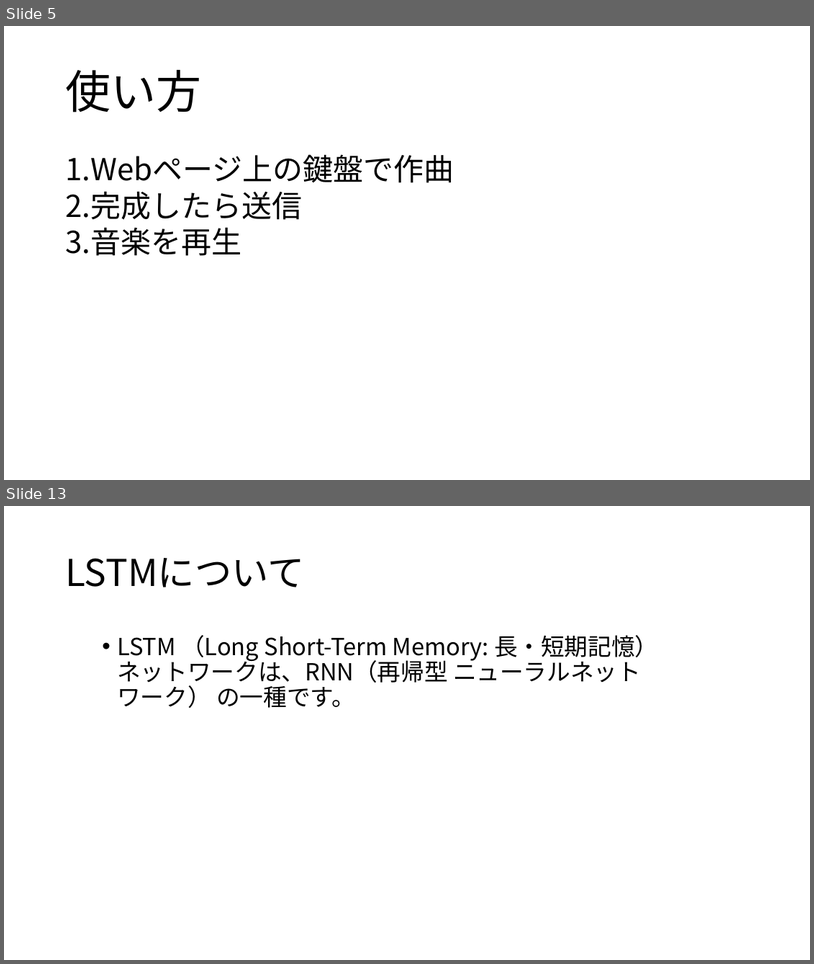
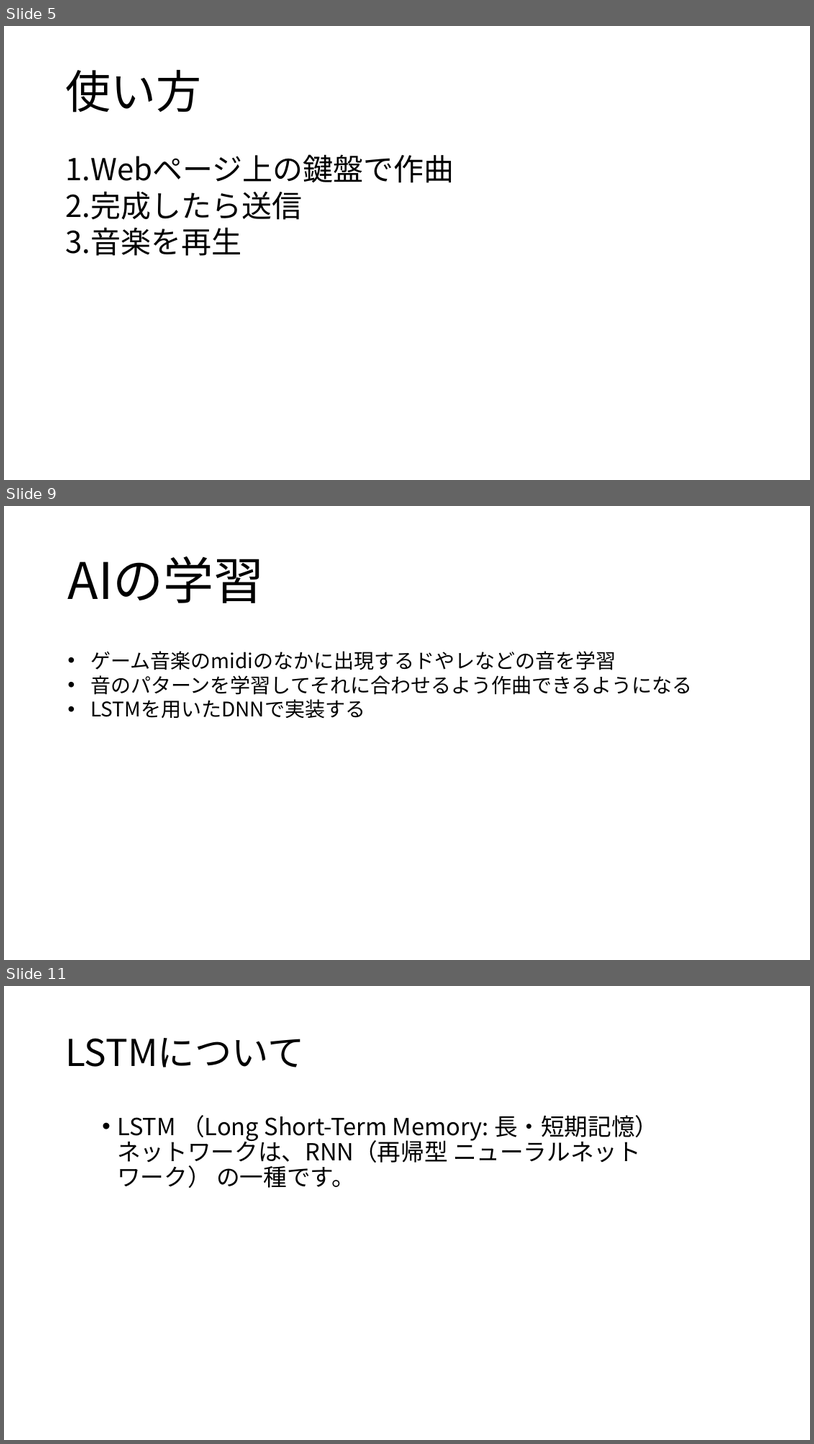
Before and after one commit to yoshitake266/bitComposer_prj, a slide deck: presentation/bit Composer.pptx. Shown one above the other, each under a label of ours: slides 5 and 13 before the commit, slides 5, 9 and 11 after it; the slides between them are not shown. The pictures are 814x964 and 814x1444 pixels, drawn with LibreOffice and Linux fonts; fonts in the diff are those of the drawing. Boxes give left, top, right and bottom in pixels: in the first picture for what was removed or moved away, otherwise in the second. Text is boxed around its words. In the diff, an @@ line names an element or a change of style, - is before the commit and + after.

```diff
--- a/presentation/bit Composer.pptx
+++ b/presentation/bit Composer.pptx
@@ slide 9 added at (4,506,810,960), background #FFFFFF @@
@@ title added at (68,556,265,603), 60 pt, text #000000 @@
+AIの学習
@@ text added at (90,651,692,718), 24 pt, text #000000 @@
+• ゲーム音楽のmidiのなかに出現するドやレなどの音を学習
+• 音のパターンを学習してそれに合わせるよう作曲できるようになる
+• LSTMを用いたDNNで実装する
@@ what was slide 13 is now slide 11 @@
```
Also in this commit, not shown: 5 slides changed, 4 other slides added, 6 slides removed, 5 other files.
